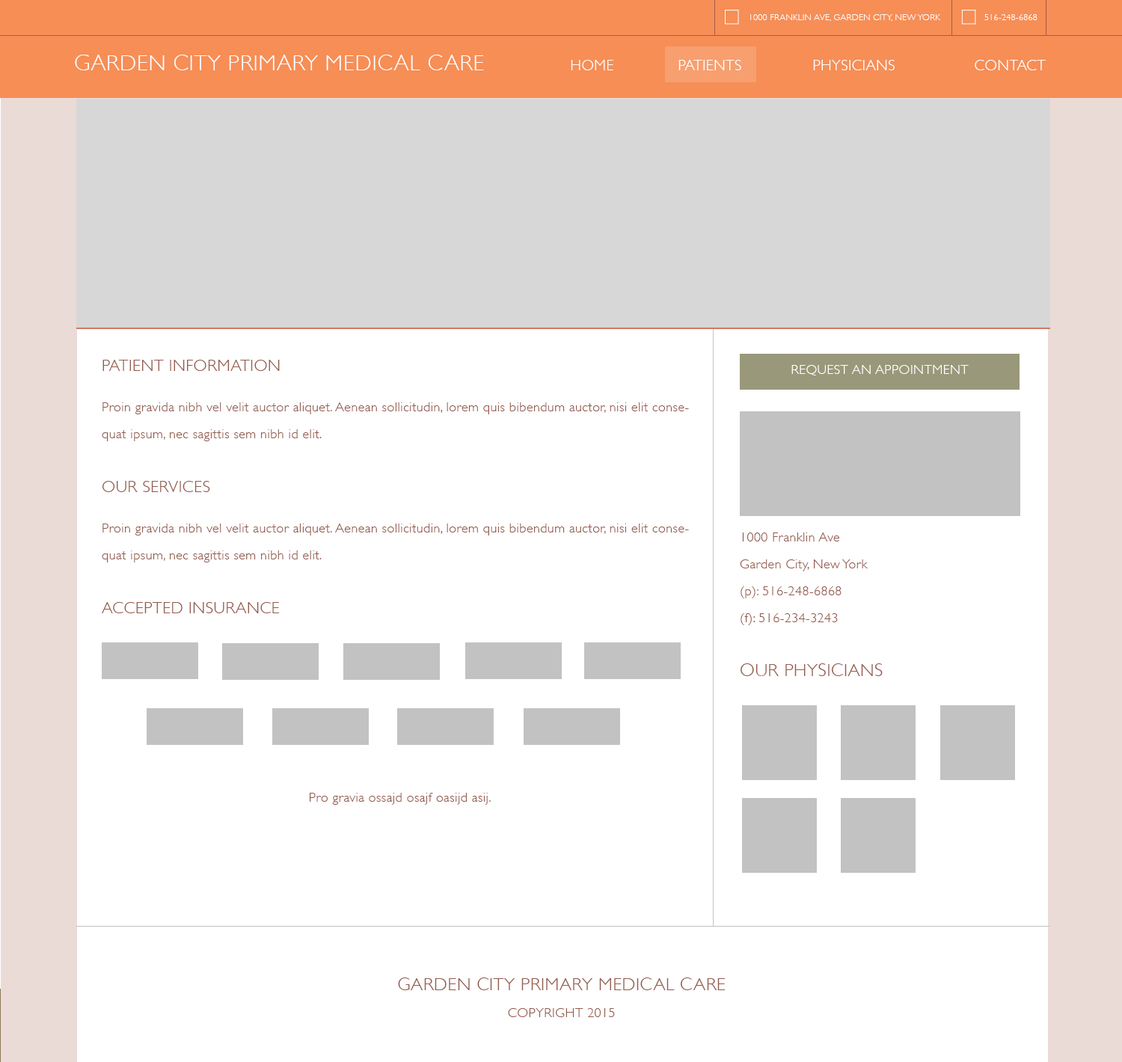
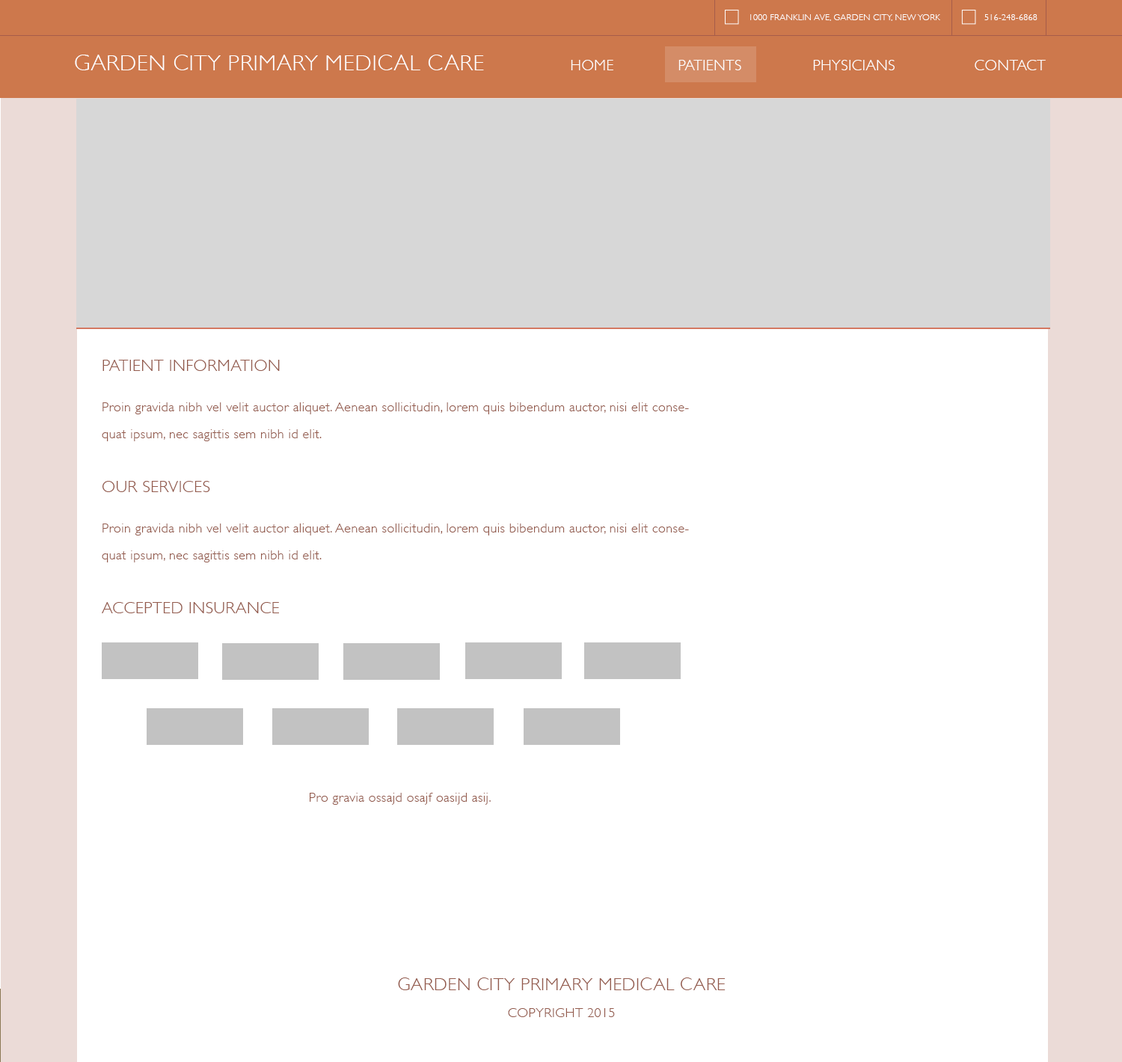
The second (1122, 1062) image is a revision of the first. Changes to its layers:
hid group "Sidebar" (11 layers) over [76, 329, 1051, 927]
